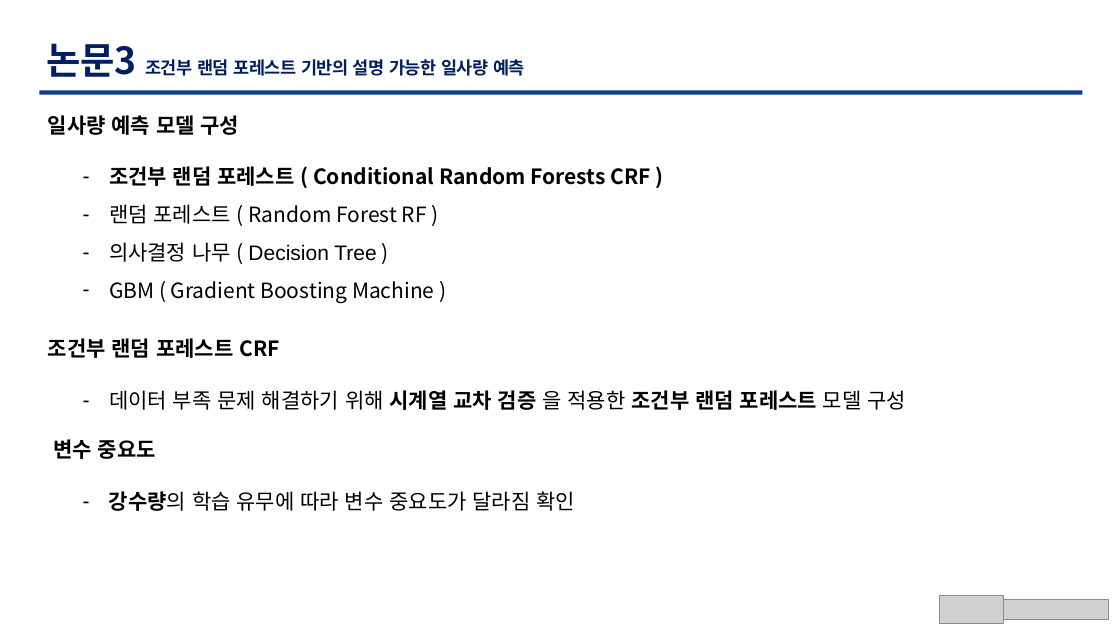
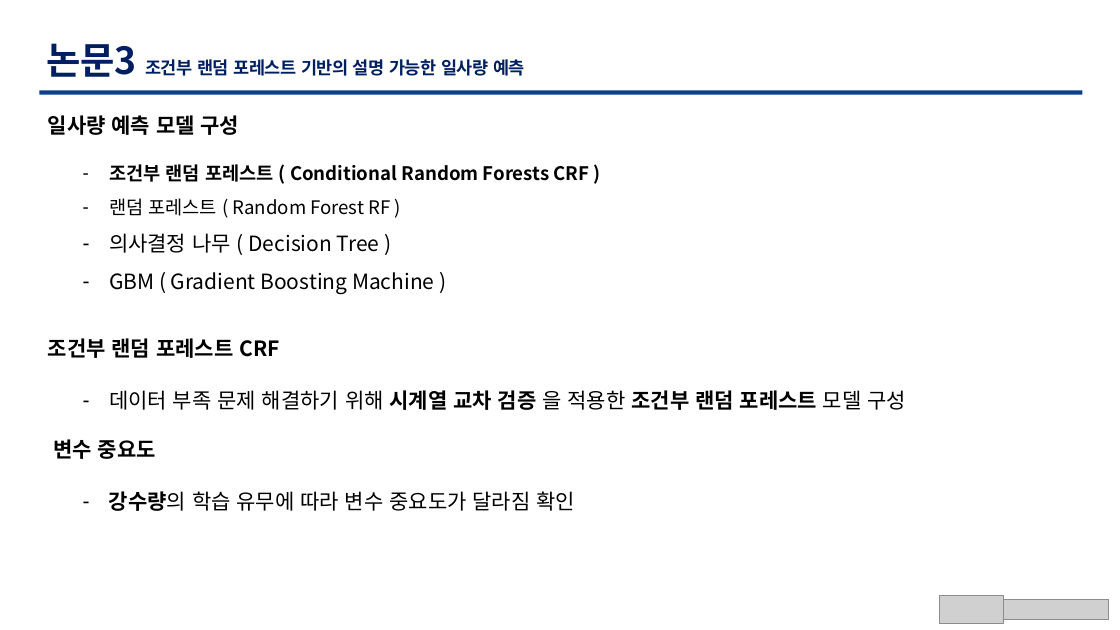
Before and after one commit to TaegyuHan/Solar_radiation_prediction_model, a slide deck: slide 10 of KICS_PT/[KICS] 동향 poster - 복사본.pptx. Drawn at 1120x630 pixels with LibreOffice and Linux fonts; fonts in the diff are those of the drawing; grey boxes stand for pictures. Boxes give left, top, right and bottom in pixels: in the first picture for what was removed or moved away, otherwise in the second. Text is boxed around its words. In the diff, an @@ line names an element or a change of style, - is before the commit and + after.

```diff
--- a/KICS_PT/[KICS] 동향 poster - 복사본.pptx
+++ b/KICS_PT/[KICS] 동향 poster - 복사본.pptx
@@ text at [109, 164, 590, 253]: size 18 to 16 pt in "조건부 랜덤 포레스트 ( Conditional Random Forests ...", "랜덤 포레스트 ( Random Forest RF )"; font Arial to Noto Sans CJK KR in "Decision Tree" @@
```
Also in this commit, not shown: 8 other slides changed, 2 other files.
